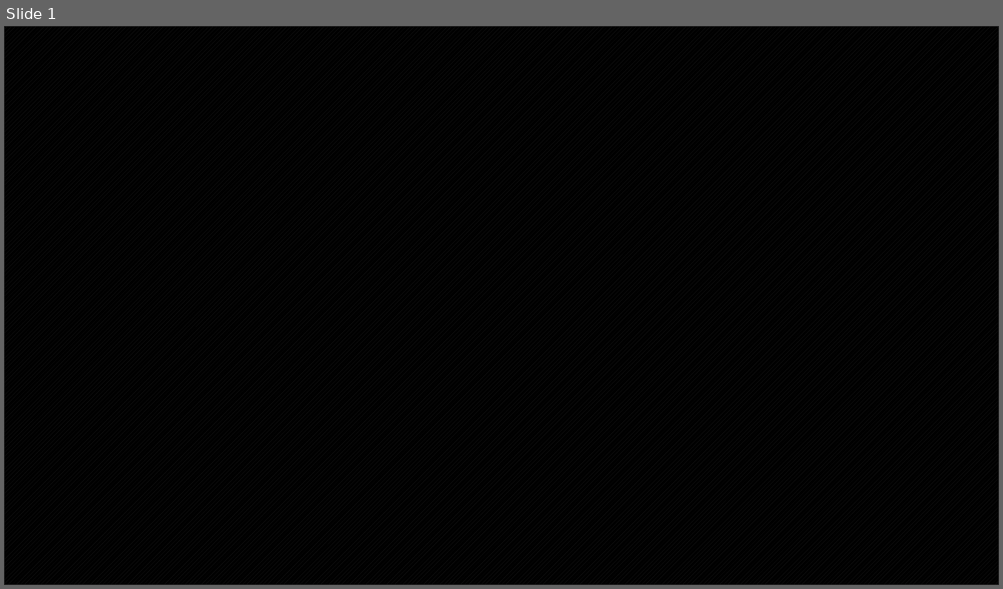
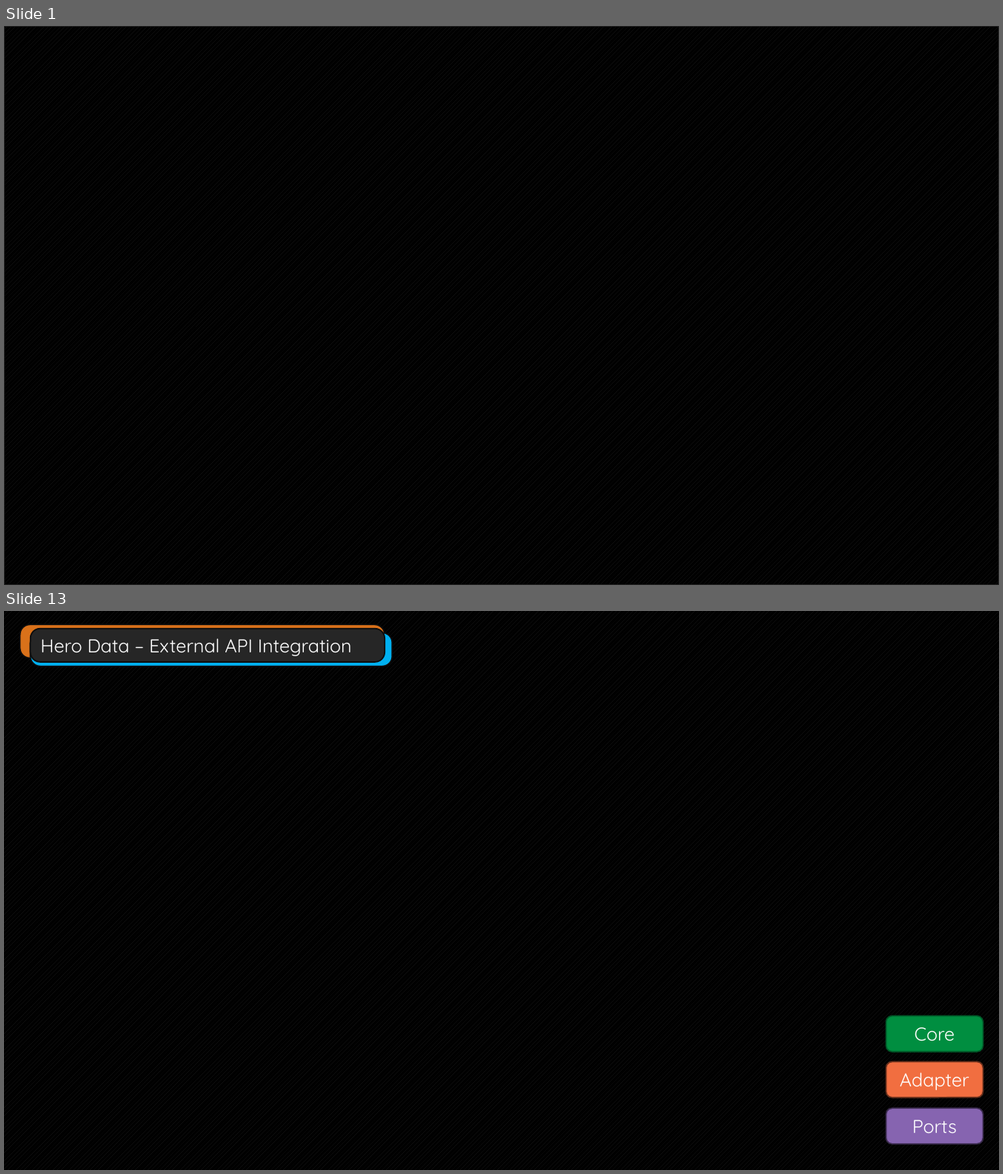
Before and after one commit to endorivium/informational-mastery, a slide deck: SQS/Präsentation.pptx. Shown one above the other, each under a label of ours: slide 1 before the commit, slides 1 and 13 after it; the slides between them are not shown. The pictures are 1003x589 and 1003x1174 pixels, drawn with LibreOffice and Linux fonts; fonts in the diff are those of the drawing; background and template pictures are left out. Boxes give left, top, right and bottom in pixels: in the first picture for what was removed or moved away, otherwise in the second. Text is boxed around its words. In the diff, an @@ line names an element or a change of style, - is before the commit and + after.

```diff
--- a/SQS/Präsentation.pptx
+++ b/SQS/Präsentation.pptx
@@ slide 13 added at [4,611,999,1170], background picture (left out) @@
@@ rounded rectangle added at [20,624,385,658], fill #D9711A, outline #0D0D0D 1.25 pt @@
@@ rounded rectangle added at [30,632,392,667], fill #00B0F0, outline #0D0D0D 1.25 pt @@
@@ rounded rectangle added at [30,629,384,663], fill #262626, outline #0D0D0D 1.25 pt, 18 pt, text #FFFFFF @@
+Hero Data – External API Integration
@@ rounded rectangle added at [886,1016,983,1052], fill #008E40, outline #005828 1.25 pt, 18 pt, text #FFFFFF @@
+Core
@@ rounded rectangle added at [886,1062,983,1098], fill #F16E40, outline #6A301C 1.25 pt, 18 pt, text #FFFFFF @@
+Adapter
@@ rounded rectangle added at [886,1109,983,1145], fill #8664B0, outline #3B2C4D 1.25 pt, 18 pt, text #FFFFFF @@
+Ports
```
Also in this commit, not shown: 1 slide changed, 17 other slides added, 1 slide removed, 8 other files.
